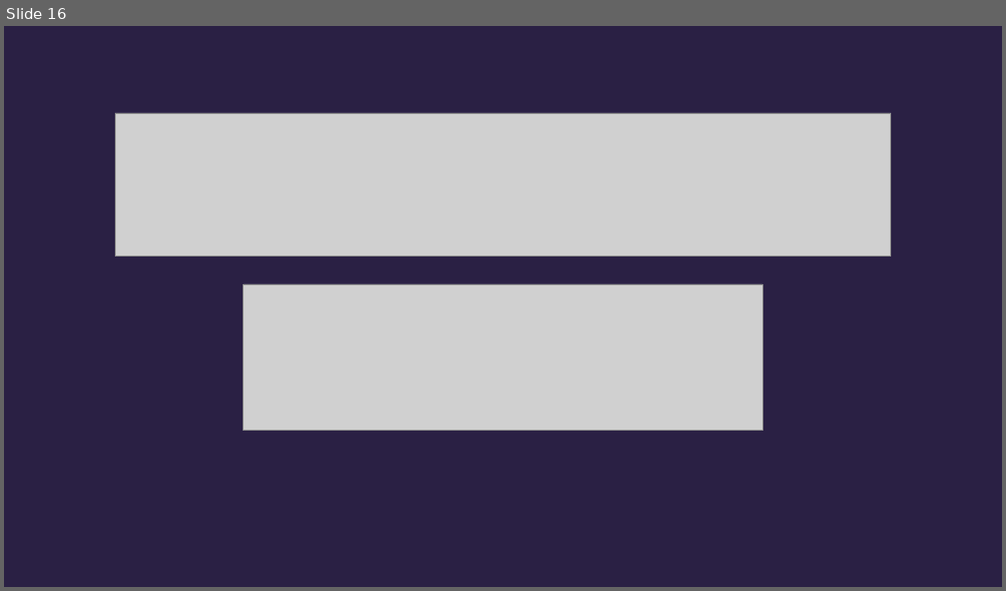
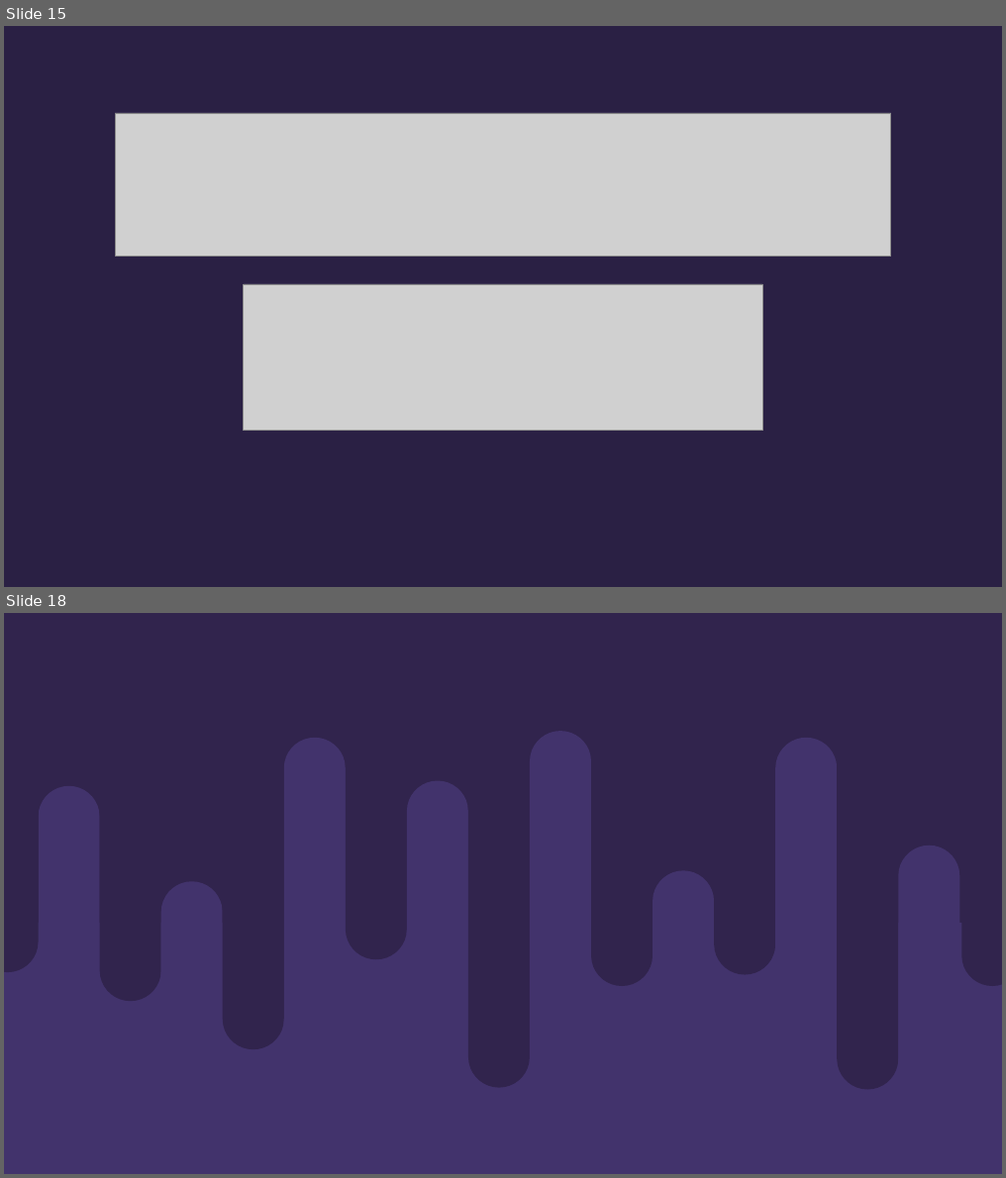
Before and after one commit to asynkron/website, a slide deck: media/retro.pptx. Shown one above the other, each under a label of ours: slide 16 before the commit, slides 15 and 18 after it; the slides between them are not shown. The pictures are 1006x591 and 1006x1178 pixels, drawn with LibreOffice and Linux fonts; fonts in the diff are those of the drawing; grey boxes stand for pictures. Boxes give left, top, right and bottom in pixels: in the first picture for what was removed or moved away, otherwise in the second. Text is boxed around its words. In the diff, an @@ line names an element or a change of style, - is before the commit and + after.

```diff
--- a/media/retro.pptx
+++ b/media/retro.pptx
@@ slide 18 added at (x1=4, y1=613, x2=1002, y2=1174), background #31244D @@
@@ freeform shape added at (x1=4, y1=613, x2=39, y2=973), fill #31244D @@
@@ freeform shape added at (x1=100, y1=613, x2=161, y2=1001), fill #31244D @@
@@ freeform shape added at (x1=346, y1=613, x2=407, y2=960), fill #31244D @@
@@ freeform shape added at (x1=591, y1=613, x2=652, y2=986), fill #31244D @@
@@ freeform shape added at (x1=715, y1=613, x2=776, y2=975), fill #31244D @@
@@ freeform shape added at (x1=961, y1=613, x2=1002, y2=986), fill #31244D @@
@@ freeform shape added at (x1=223, y1=662, x2=284, y2=1051), fill #31244D @@
@@ freeform shape added at (x1=468, y1=700, x2=530, y2=1088), fill #31244D @@
@@ freeform shape added at (x1=838, y1=701, x2=899, y2=1090), fill #31244D @@
@@ freeform shape added at (x1=530, y1=731, x2=591, y2=1120), fill #42336C @@
@@ freeform shape added at (x1=284, y1=738, x2=346, y2=1126), fill #42336C @@
@@ freeform shape added at (x1=776, y1=738, x2=838, y2=1126), fill #42336C @@
@@ freeform shape added at (x1=39, y1=786, x2=100, y2=1174), fill #42336C @@
@@ freeform shape added at (x1=407, y1=780, x2=468, y2=1169), fill #42336C @@
@@ freeform shape added at (x1=899, y1=846, x2=960, y2=1174), fill #42336C @@
@@ freeform shape added at (x1=653, y1=870, x2=715, y2=1174), fill #42336C @@
@@ freeform shape added at (x1=161, y1=881, x2=223, y2=1174), fill #42336C @@
@@ rectangle added at (x1=4, y1=923, x2=1002, y2=1174), fill #42336C @@
@@ what was slide 16 is now slide 15 @@
```
Also in this commit, not shown: 7 slides changed, 16 other slides added, 11 slides removed, 5 other files.
